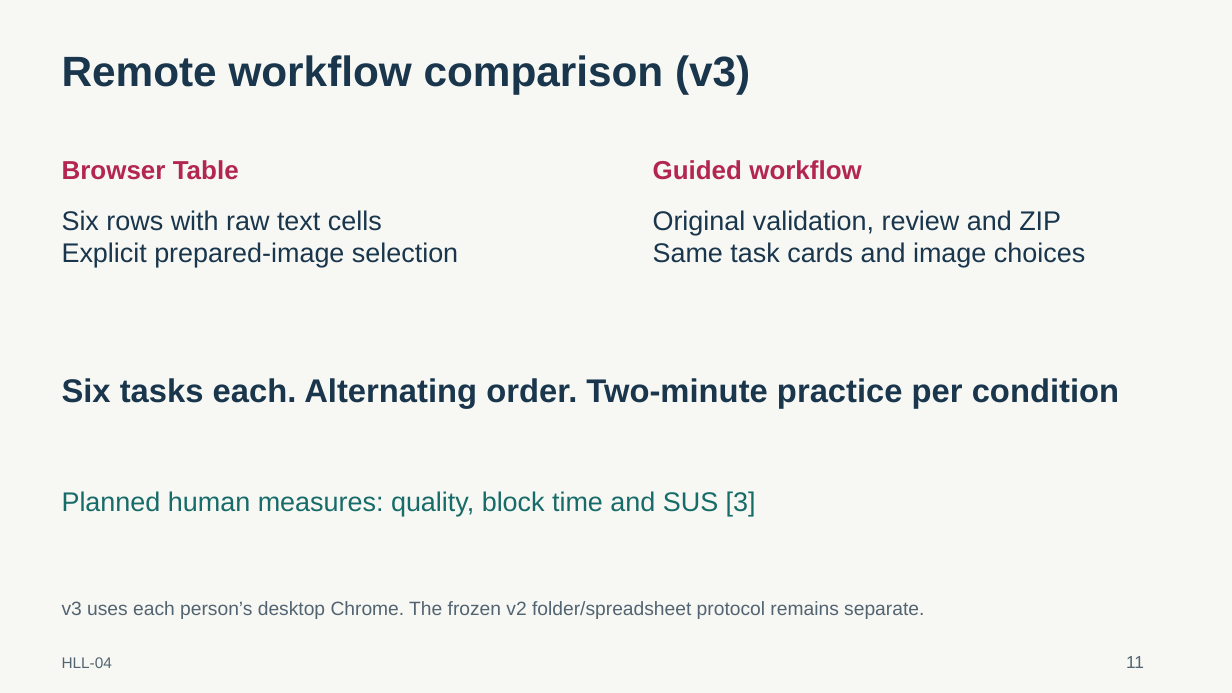
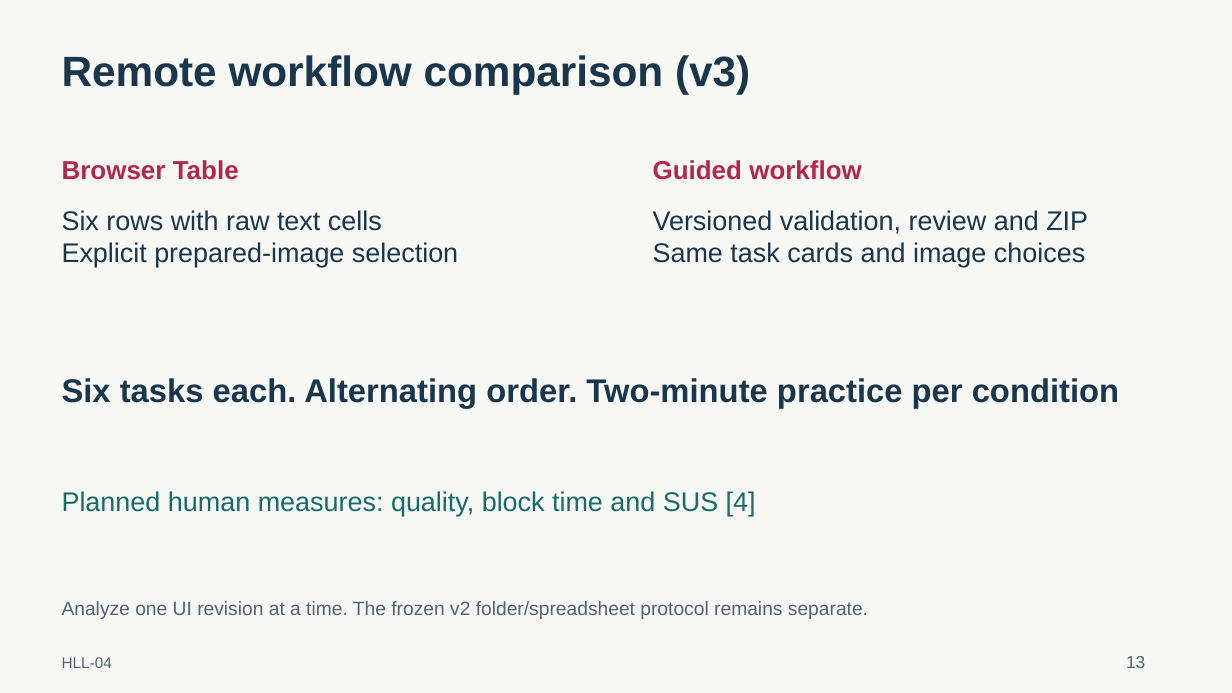
Before and after one commit to hariquasar/hll-04-capture-ui, a slide deck: slide 13 of docs/presentation/HLL-04_Presentation.pptx (slide 11 before the commit). Drawn at 1232x693 pixels with LibreOffice and Linux fonts; fonts in the diff are those of the drawing. Boxes give left, top, right and bottom in pixels: in the first picture for what was removed or moved away, otherwise in the second. Text is boxed around its words. In the diff, an @@ line names an element or a change of style, - is before the commit and + after.

```diff
--- a/docs/presentation/HLL-04_Presentation.pptx
+++ b/docs/presentation/HLL-04_Presentation.pptx
@@ text at box(653, 210, 1088, 234): text changed @@
-Original validation, review and ZIP
+Versioned validation, review and ZIP
@@ text at box(62, 491, 756, 516): text changed @@
-Planned human measures: quality, block time and SUS [3]
+Planned human measures: quality, block time and SUS [4]
@@ text at box(62, 601, 868, 619): text changed @@
-v3 uses each person’s desktop Chrome. The frozen v2 folder/spreadsheet protocol remains separate.
+Analyze one UI revision at a time. The frozen v2 folder/spreadsheet protocol remains separate.
@@ text at box(1126, 656, 1145, 668): text changed @@
-11
+13
```
Also in this commit, not shown: 14 other slides changed, 2 slides added, 34 other files.
